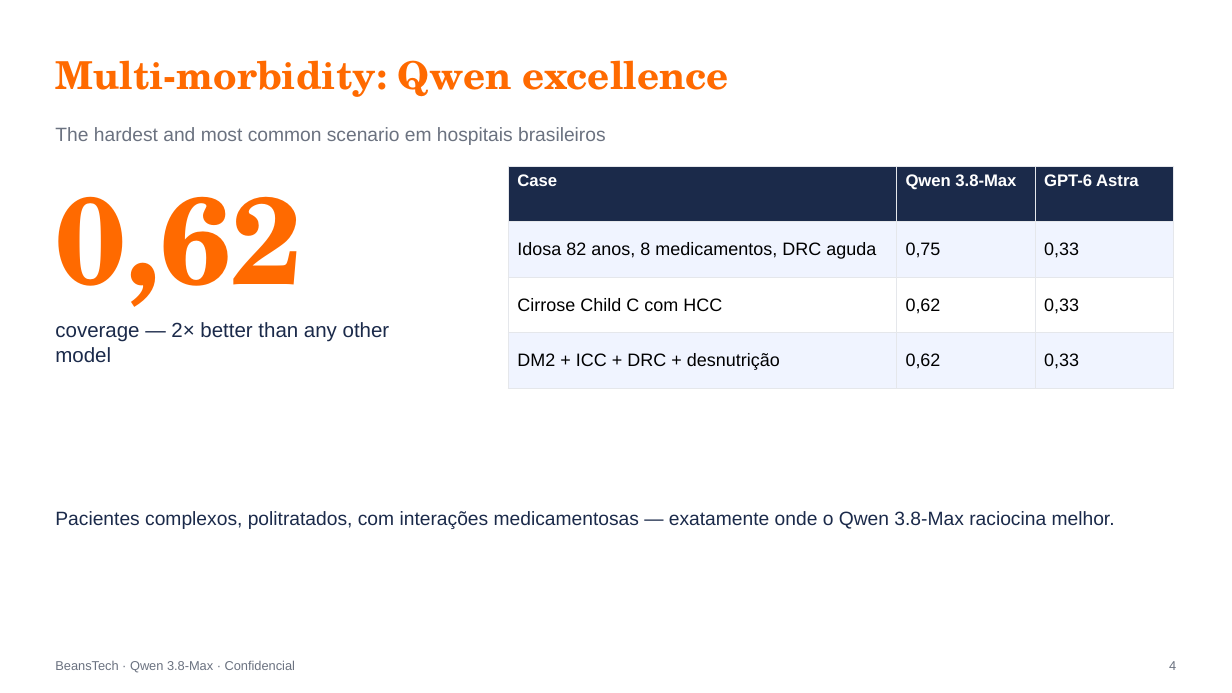
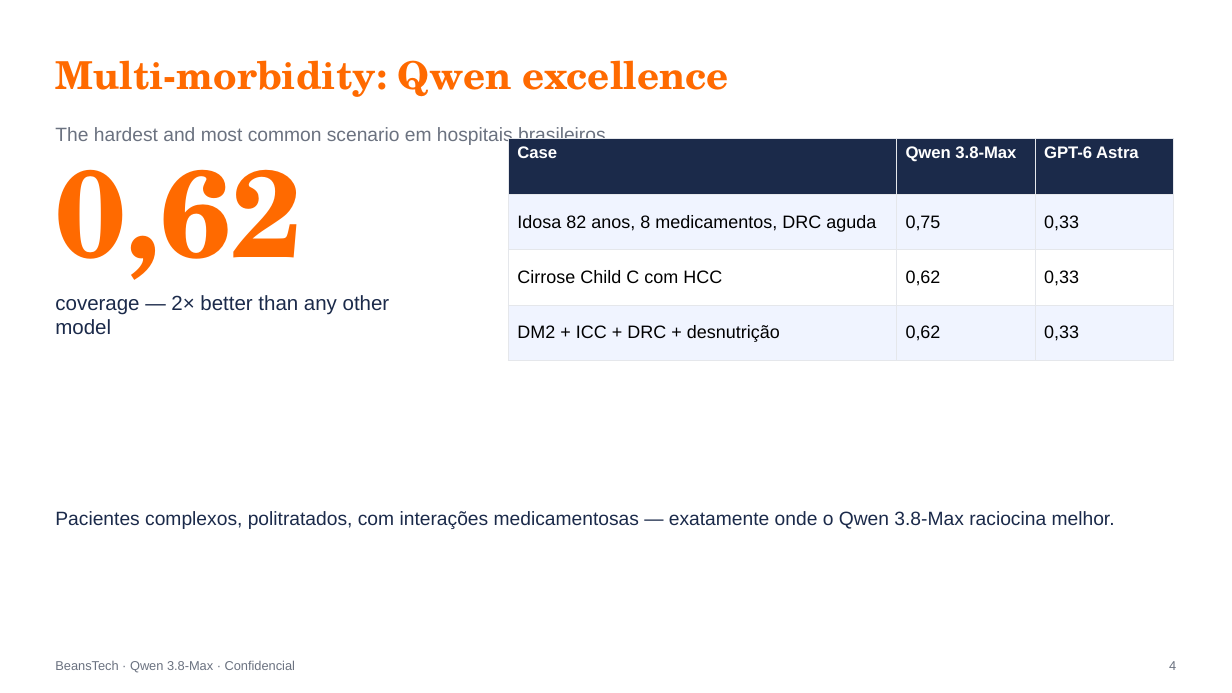
Before and after one commit to beanstechhub/healthtech-infra, a slide deck: slide 4 of apresentacoes/Qwen_Medicina_Eric_EN.pptx. Drawn at 1232x693 pixels with LibreOffice and Linux fonts; fonts in the diff are those of the drawing. Boxes give left, top, right and bottom in pixels: in the first picture for what was removed or moved away, otherwise in the second. Text is boxed around its words. In the diff, an @@ line names an element or a change of style, - is before the commit and + after.

```diff
--- a/apresentacoes/Qwen_Medicina_Eric_EN.pptx
+++ b/apresentacoes/Qwen_Medicina_Eric_EN.pptx
@@ text "0,62" rewrapped from [55,196,301,324] to [55,132,301,297] @@
@@ table: place and size @@
-table at [508,166,1174,374]
+table at [508,139,1174,346]
@@ text "coverage — 2× better than ...": place and size @@
-text "coverage — 2× better than ..." at [55,322,390,363]
+text "coverage — 2× better than ..." at [55,295,390,335]
```
Also in this commit, not shown: 4 other slides changed, 7 other files.
